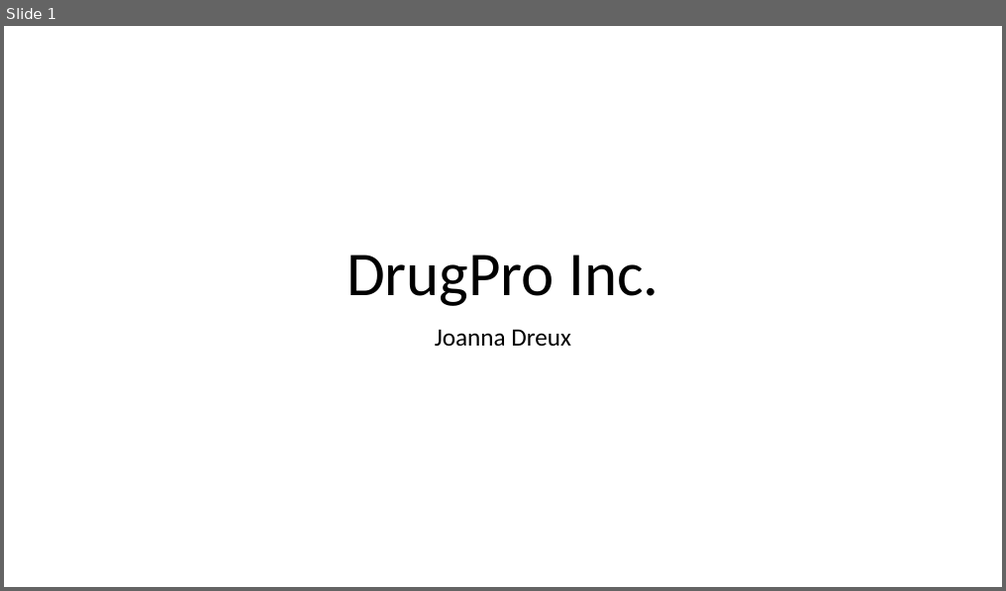
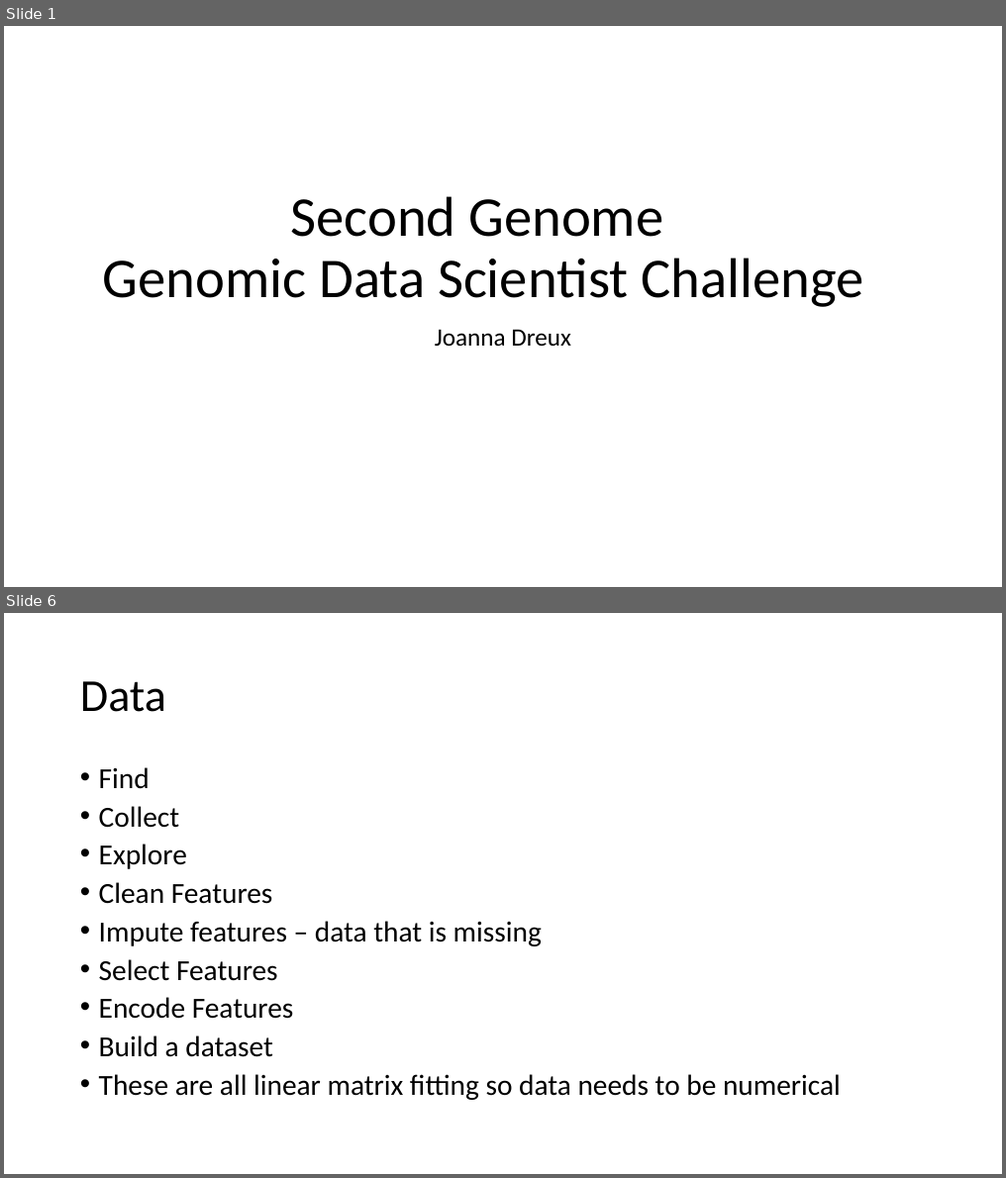
Before and after one commit to JoannaDrx/protein-classification, a slide deck: drugpro-jd.pptx. Shown one above the other, each under a label of ours: slide 1 before the commit, slides 1 and 6 after it; the slides between them are not shown. The pictures are 1006x591 and 1006x1178 pixels, drawn with LibreOffice and Linux fonts; fonts in the diff are those of the drawing. Boxes give left, top, right and bottom in pixels: in the first picture for what was removed or moved away, otherwise in the second. Text is boxed around its words. In the diff, an @@ line names an element or a change of style, - is before the commit and + after.

```diff
--- a/drugpro-jd.pptx
+++ b/drugpro-jd.pptx
@@ slide 6 added at (4, 613, 1002, 1174), background #FFFFFF @@
@@ title added at (80, 681, 166, 712), 44 pt, text #000000 @@
+Data
@@ text added at (99, 767, 841, 1100), 28 pt, text #000000 @@
+• Find
+• Collect
+• Explore
+• Clean Features
+• Impute features – data that is missing
+• Select Features
+• Encode Features
+• Build a dataset
+• These are all linear matrix fitting so data needs to be numerical
@@ slide 1 changed as well @@
@@ title at (103, 196, 863, 307): text changed; size 60 to 54 pt @@
-DrugPro Inc.
+Second Genome
+Genomic Data Scientist Challenge
```
Also in this commit, not shown: 2 other slides changed, 4 other slides added, 1 slide removed, 1 other file.
